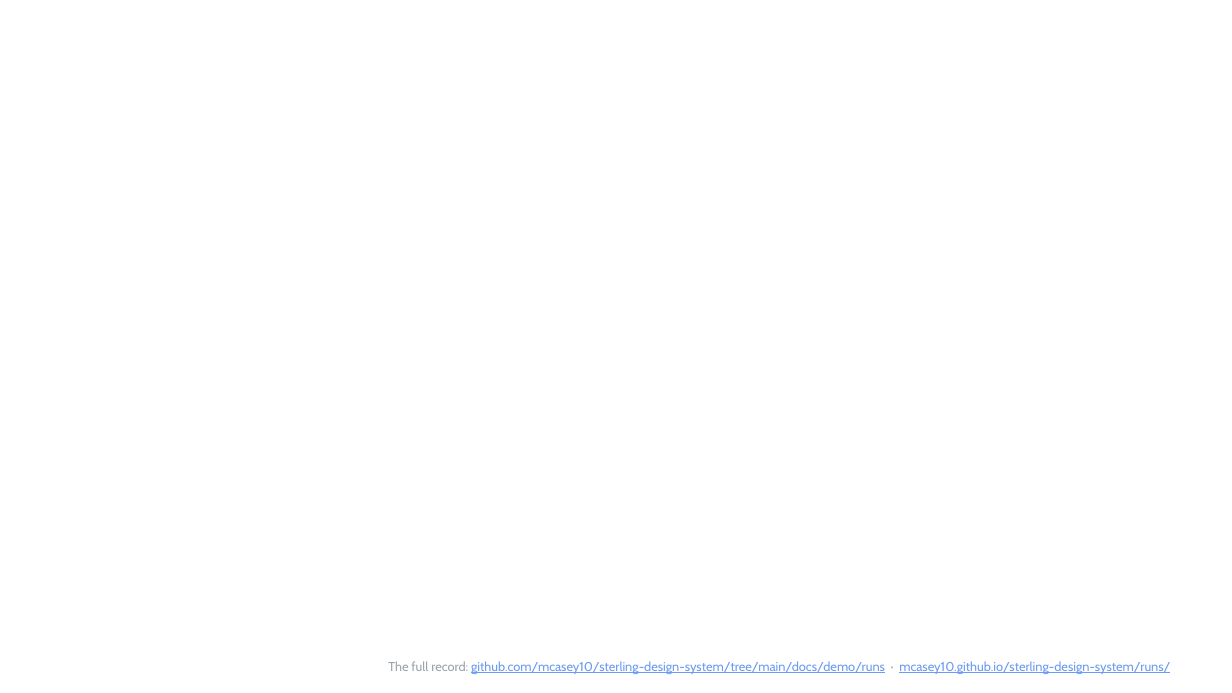
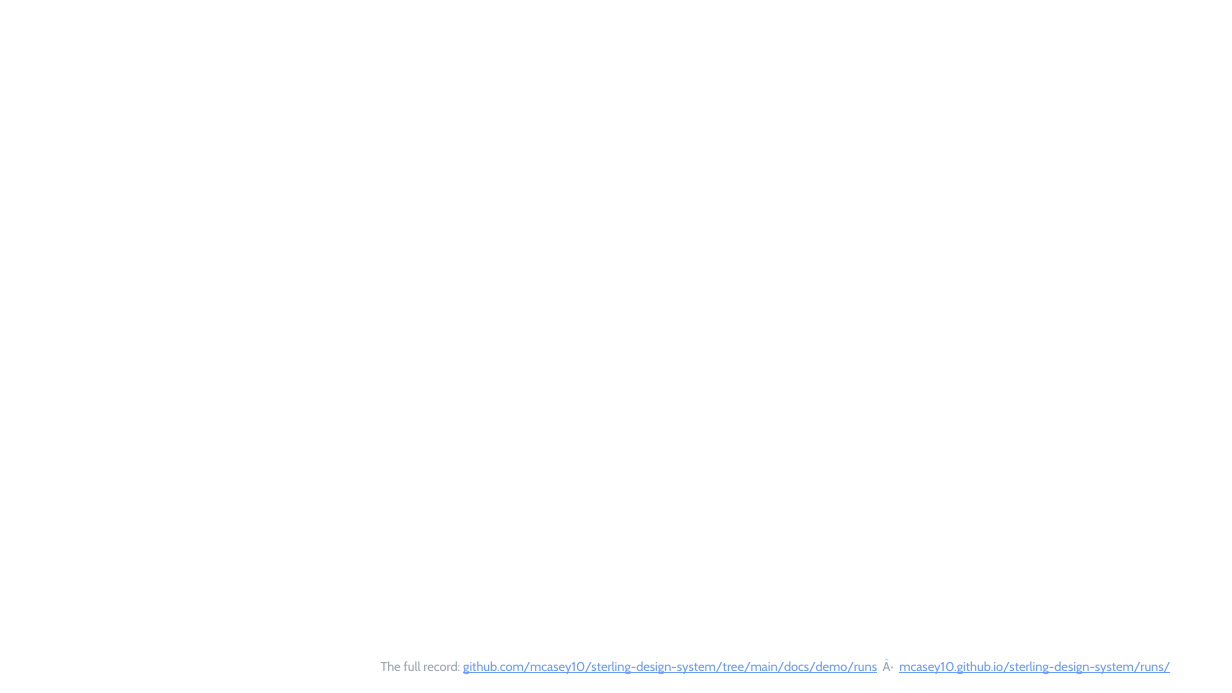
Before and after one commit to mcasey10/sterling-design-system, a slide deck: slide 11 of docs/decks/sterling-follow-up-runs/sterling-follow-up-runs.pptx. Drawn at 1232x693 pixels with LibreOffice and Linux fonts; fonts in the diff are those of the drawing; background and template pictures are left out. Boxes give left, top, right and bottom in pixels: in the first picture for what was removed or moved away, otherwise in the second. Text is boxed around its words. In the diff, an @@ line names an element or a change of style, - is before the commit and + after.

```diff
--- a/docs/decks/sterling-follow-up-runs/sterling-follow-up-runs.pptx
+++ b/docs/decks/sterling-follow-up-runs/sterling-follow-up-runs.pptx
@@ text at box(381, 661, 1170, 674): text changed @@
-The full record: github.com/mcasey10/sterling-design-system/tree/main/docs/demo/runs · mcasey10.github.io/sterling-design-system/runs/
+The full record: github.com/mcasey10/sterling-design-system/tree/main/docs/demo/runs Â· mcasey10.github.io/sterling-design-system/runs/
```
Also in this commit, not shown: 1 other slide changed, 5 other files.
